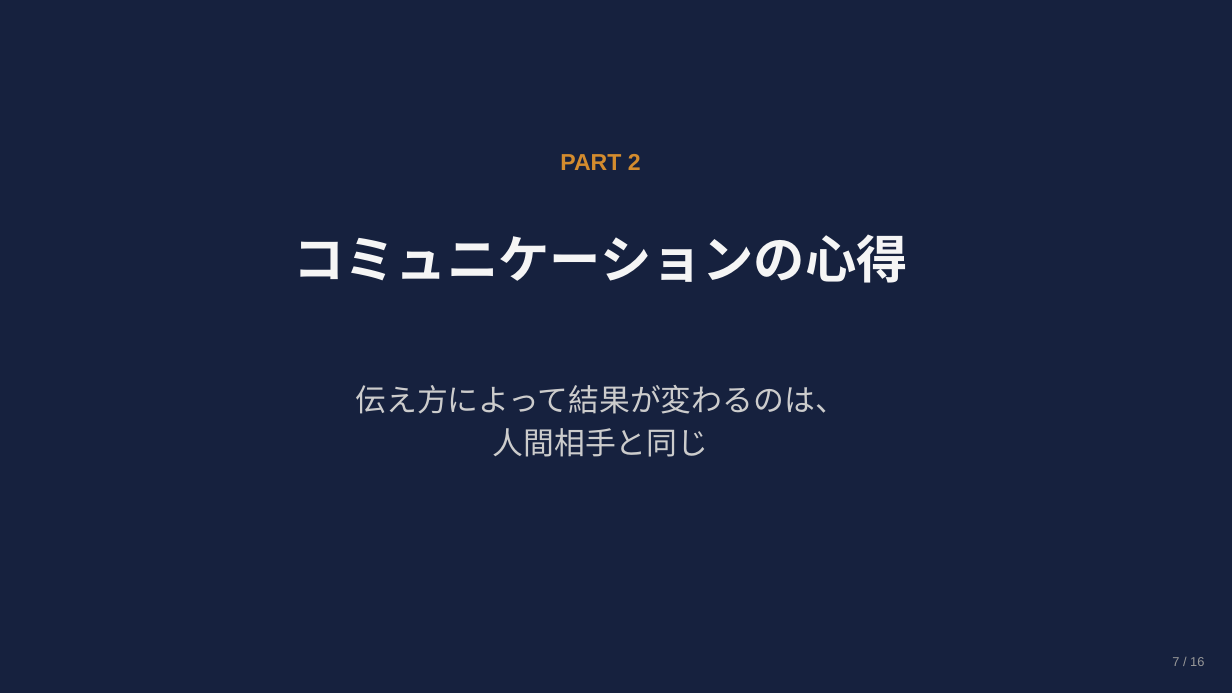
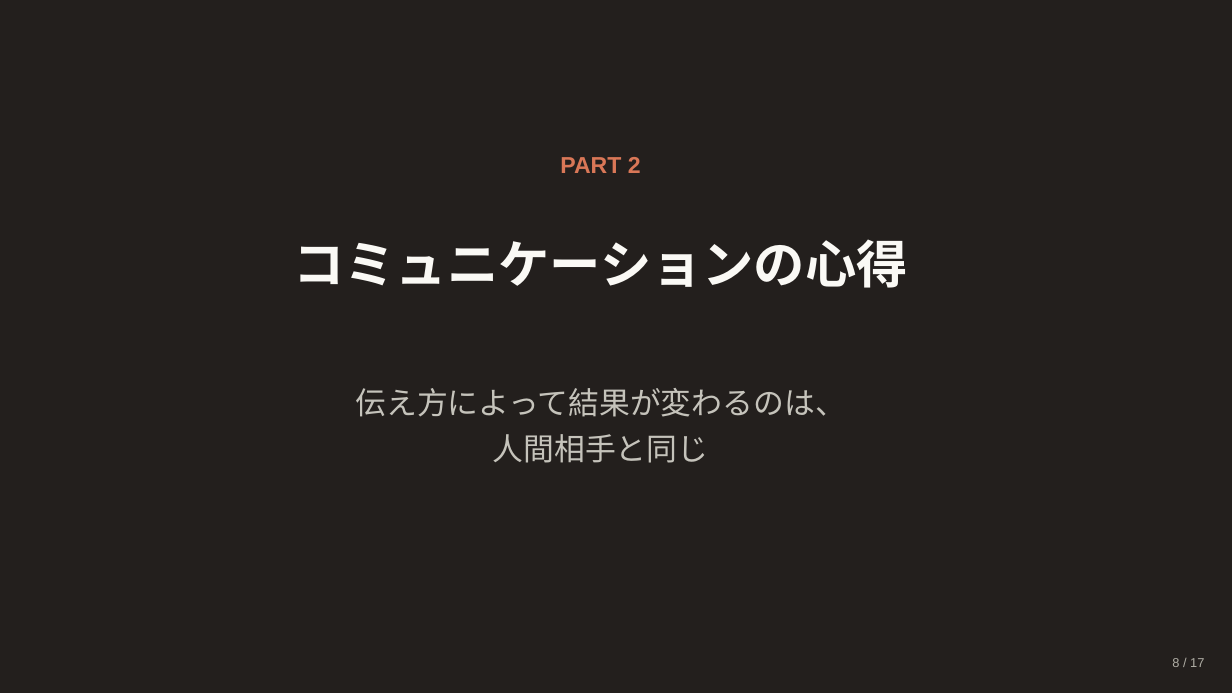
Before and after one commit to Ischca/zenn, a slide deck: slide 8 of slides/session1.pptx (slide 7 before the commit). Drawn at 1232x693 pixels with LibreOffice and Linux fonts; fonts in the diff are those of the drawing. Boxes give left, top, right and bottom in pixels: in the first picture for what was removed or moved away, otherwise in the second. Text is boxed around its words. In the diff, an @@ line names an element or a change of style, - is before the commit and + after.

```diff
--- a/slides/session1.pptx
+++ b/slides/session1.pptx
@@ background #16213E to #231F1D @@
@@ text "PART 2" at [560, 157, 641, 173]: text colour #D48C2E to #D97757; line spacing 25.2pt to 27pt @@
@@ text "コミュニケーションの心得" at [293, 239, 907, 288]: text colour #F5F5F5 to #FAF9F5; line spacing 56pt to 60pt @@
@@ text "伝え方によって結果が変わるのは、 人間相手と同じ" at [355, 388, 845, 463]: text colour #CCCCCC to #C5C3BB; line spacing 33.6pt to 36pt @@
@@ text at [1172, 658, 1204, 667]: text changed; text colour #999999 to #B0AEA5 @@
-7 / 16
+8 / 17
```
Also in this commit, not shown: 15 other slides changed, 1 slide added, 1 other file.
